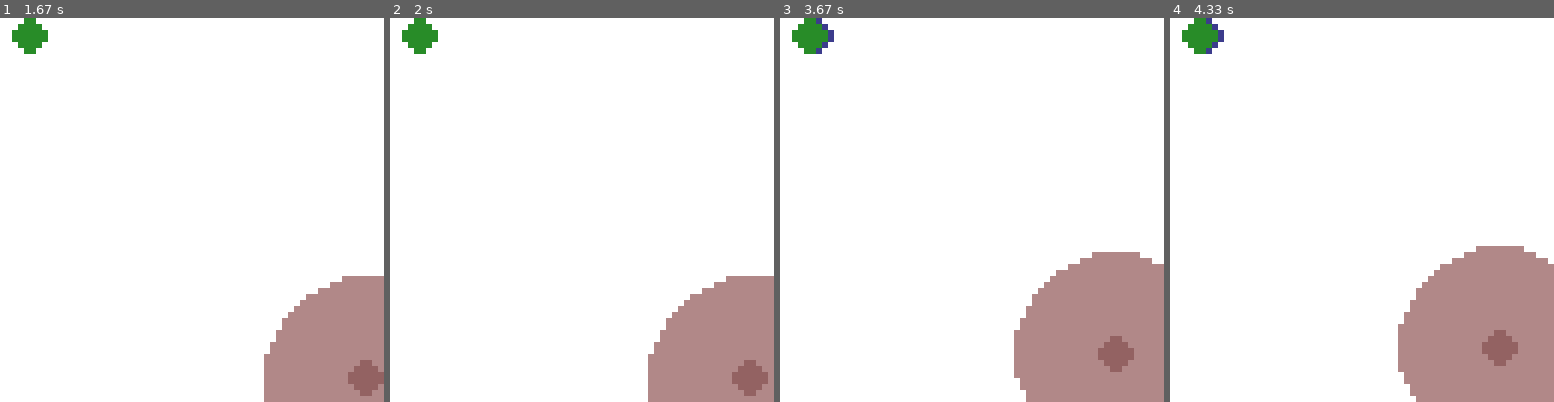
Above: before the commit, frames 1-4 (left to right).
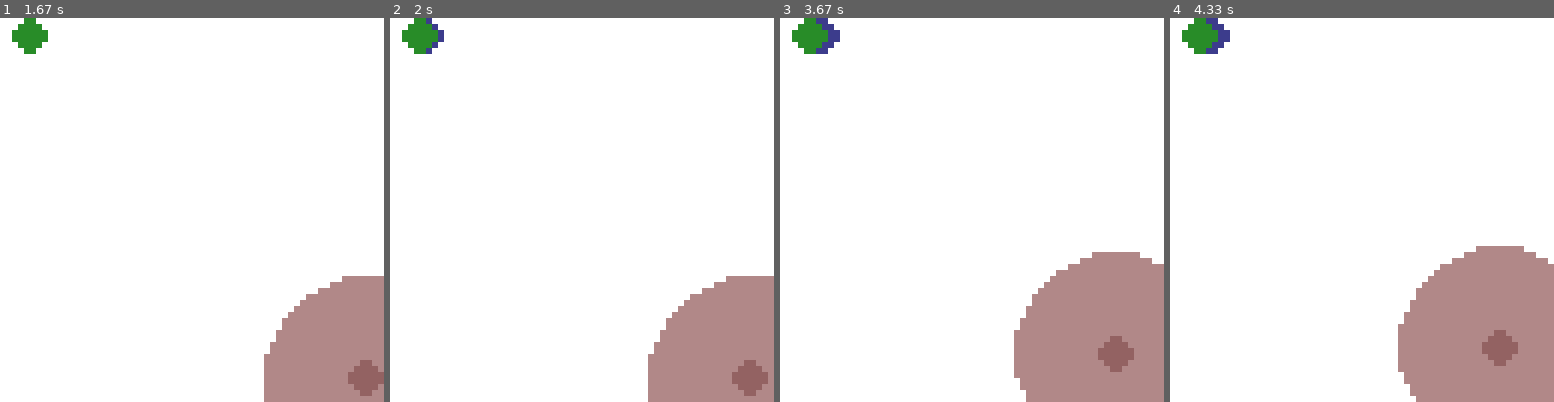
Above: after the commit, the same moments.

Repository: ntasfi/PyGame-Learning-Environment
Game: pygame game, started from PLE/games/puckworld.py
The game is run twice, just before and just after one commit, with the same random seed, the same clock (stepped at 60 frames per second) and the same inputs.
Inputs:
- Up to frame 1 (1.67 s): hold D 0.33-0.8 s; hold W 0.83-1.13 s; hold D 1.17-1.63 s
- Up to frame 2 (2 s): no input
- Up to frame 3 (3.67 s): hold A 2.57-2.97 s
- Up to frame 4 (4.33 s): no input

Frame 1 is identical in both runs. In frame 2, 0.1% of the frame differs, in the area x 9-15%, y 0-10%; in frame 3, 0.1%; in frame 4, 0.1%.

Commit message:
Bounce of 0.0 is better. Added license file.

Diff:
--- a/PLE/games/creepCommon/primatives.py
+++ b/PLE/games/creepCommon/primatives.py
@@ -157,7 +157,7 @@
 
         pygame.sprite.Sprite.__init__(self)
 
-        self.bounce_force = -0.5 #decays
+        self.bounce_force = 0.0 #decays
 
         self.SCREEN_WIDTH = SCREEN_WIDTH
         self.SCREEN_HEIGHT = SCREEN_HEIGHT
Not shown, added: LICENSE
